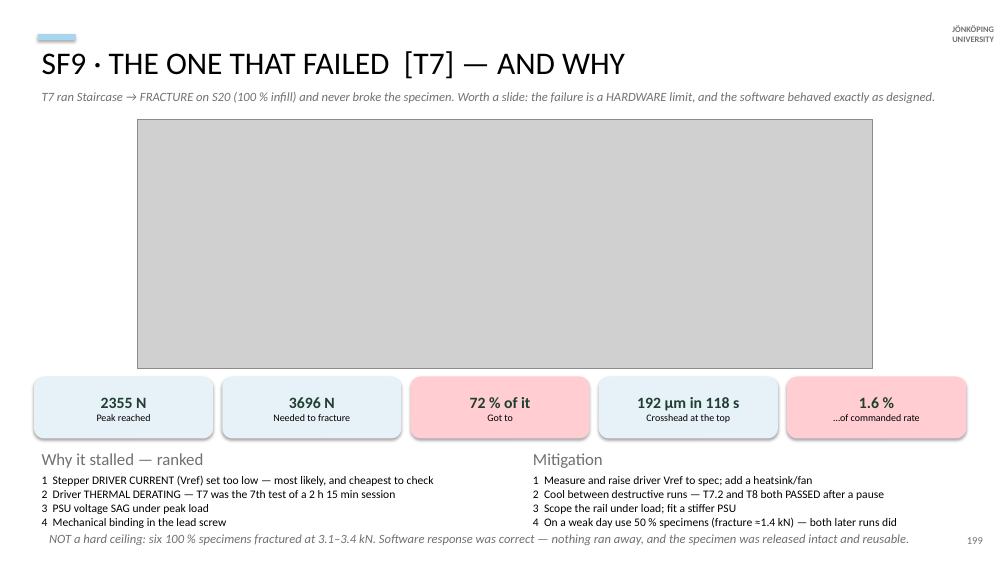
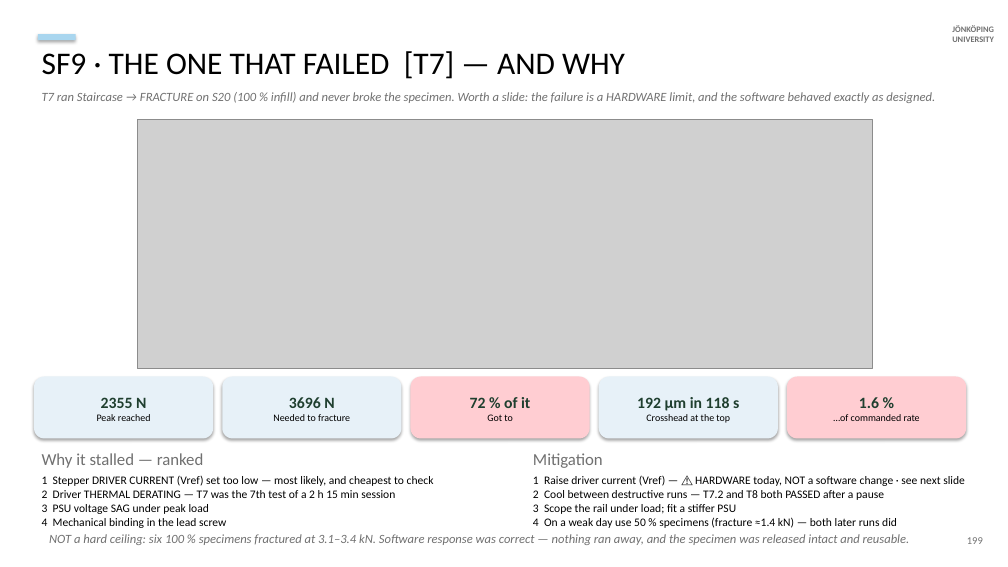
Before and after one commit to cenmir/UTM, a slide deck: slide 59 of documentation/V6a_8_6_20_slides.pptx. Drawn at 1008x567 pixels with LibreOffice and Linux fonts; fonts in the diff are those of the drawing; grey boxes stand for pictures. Boxes give left, top, right and bottom in pixels: in the first picture for what was removed or moved away, otherwise in the second. Text is boxed around its words. In the diff, an @@ line names an element or a change of style, - is before the commit and + after.

```diff
--- a/documentation/V6a_8_6_20_slides.pptx
+++ b/documentation/V6a_8_6_20_slides.pptx
@@ text at <box>533,475,965,528</box>: text changed @@
-1 Measure and raise driver Vref to spec; add a heatsink/fan
-2 Cool between destructive runs — T7.2 and T8 both PASSED after a pause
-3 Scope the rail under load; fit a stiffer PSU
-4 On a weak day use 50 % specimens (fracture ≈1.4 kN) — both later runs did
+1 Raise driver current (Vref) — ⚠ HARDWARE today, NOT a software change · see next slide
+2 Cool between destructive runs — T7.2 and T8 both PASSED after a pause
+3 Scope the rail under load; fit a stiffer PSU
+4 On a weak day use 50 % specimens (fracture ≈1.4 kN) — both later runs did
```
Also in this commit, not shown: 5 other slides changed, 1 slide added, 2 other files.
